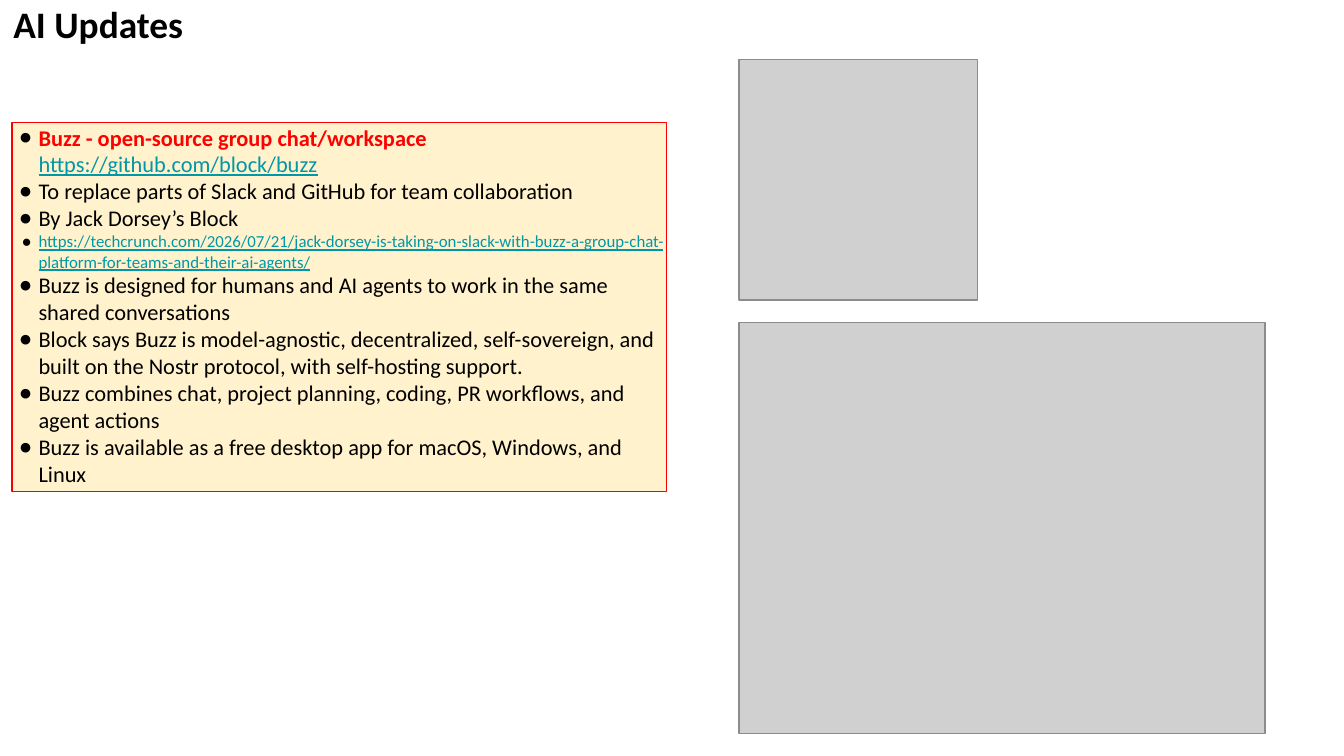
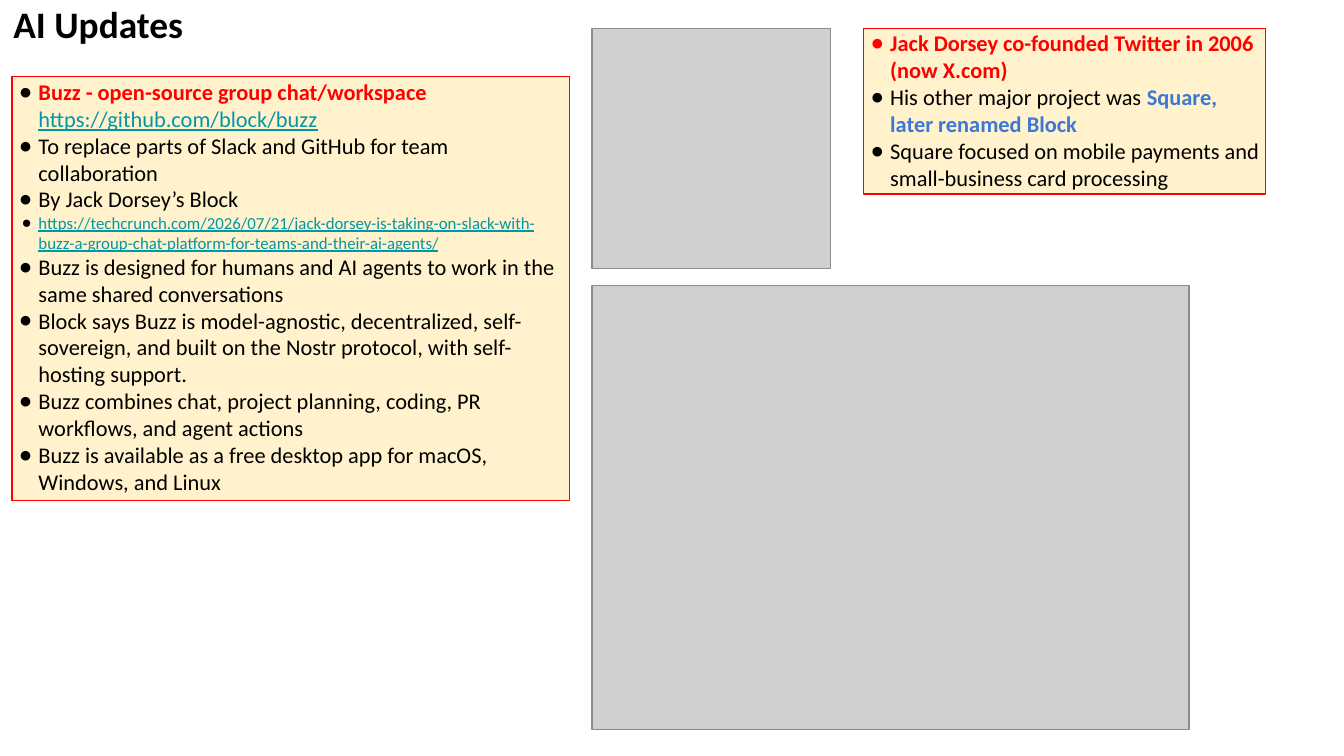
Before and after one commit to lselector/seminar, a slide deck: slide 26 of 2026/2026-07-24-AI-Updates.pptx (slide 21 before the commit). Drawn at 1344x756 pixels with LibreOffice and Linux fonts; fonts in the diff are those of the drawing; grey boxes stand for pictures. Boxes give left, top, right and bottom in pixels: in the first picture for what was removed or moved away, otherwise in the second. Text is boxed around its words. In the diff, an @@ line names an element or a change of style, - is before the commit and + after.

```diff
--- a/2026/2026-07-24-AI-Updates.pptx
+++ b/2026/2026-07-24-AI-Updates.pptx
@@ picture moved from (x1=739, y1=59, x2=977, y2=300) to (x1=591, y1=28, x2=829, y2=269) @@
@@ rectangle added at (x1=864, y1=28, x2=1266, y2=194), fill #FFF2CC, outline #FF0000 0.75 pt, 12 pt, text #000000 @@
+● Jack Dorsey co-founded Twitter in 2006 (now X.com)
+● His other major project was Square, later renamed Block
+● Square focused on mobile payments and small-business card processing
@@ rectangle "Buzz - open-source group chat/workspace ..." resized from (x1=12, y1=122, x2=667, y2=492) to (x1=12, y1=77, x2=570, y2=500) @@
@@ picture resized from (x1=739, y1=323, x2=1265, y2=734) to (x1=591, y1=285, x2=1188, y2=730) @@
```
Also in this commit, not shown: 9 other slides changed, 9 slides added, 1 slide removed.
